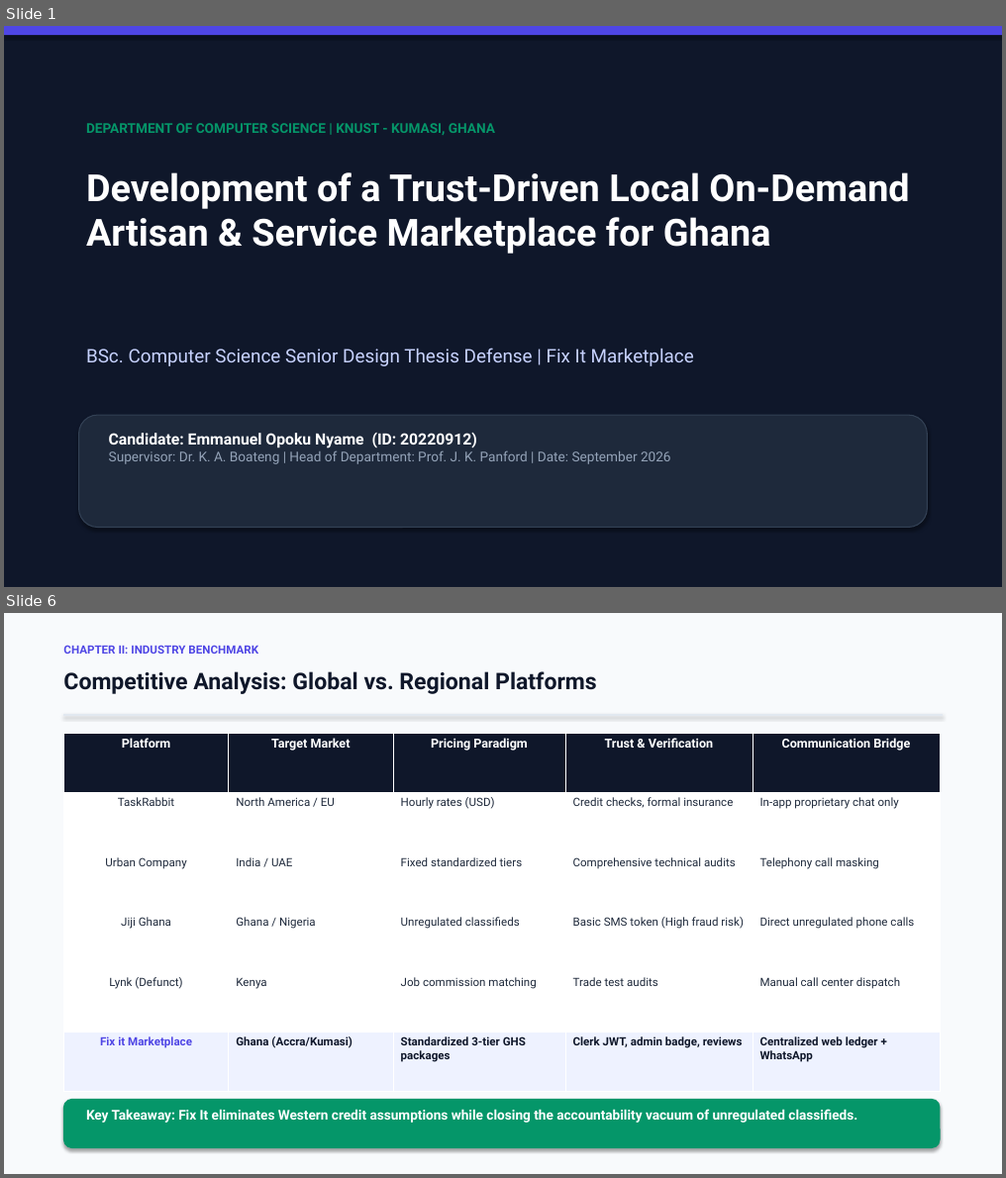
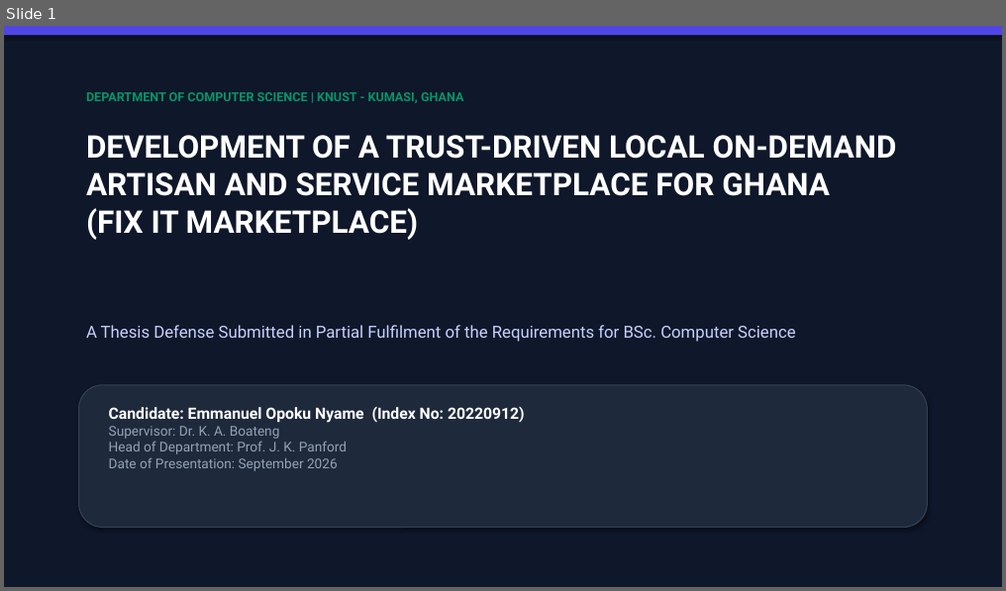
Before and after one commit to emperiumsoul/fix-it-marketplace, a slide deck: Fix_It_Marketplace_Defense_Presentation.pptx. Shown one above the other, each under a label of ours: slides 1 and 6 before the commit, slide 1 after it; the slides between them are not shown. The pictures are 1006x1178 and 1006x591 pixels, drawn with LibreOffice and Linux fonts; fonts in the diff are those of the drawing. Boxes give left, top, right and bottom in pixels: in the first picture for what was removed or moved away, otherwise in the second. Text is boxed around its words. In the diff, an @@ line names an element or a change of style, - is before the commit and + after.

Commit message:
docs: align defense presentation slide deck directly to departmental thesis layout template (21 widescreen slides)

```diff
--- a/Fix_It_Marketplace_Defense_Presentation.pptx
+++ b/Fix_It_Marketplace_Defense_Presentation.pptx
@@ slide 6 removed at [4, 613, 1002, 1174], background #F8FAFC @@
@@ text removed at [63, 645, 258, 654] @@
-CHAPTER II: INDUSTRY BENCHMARK
@@ text removed at [63, 671, 597, 694] @@
-Competitive Analysis: Global vs. Regional Platforms
@@ rectangle removed at [63, 714, 943, 716] @@
@@ table removed at [63, 733, 940, 1092], 6 rows, 5 columns @@
-Platform | Target Market | Pricing Paradigm | Trust & Verification | Communication Bridge
-TaskRabbit | North America / EU | Hourly rates (USD) | Credit checks, formal insurance | In-app proprietary chat only
-Urban Company | India / UAE | Fixed standardized tiers | Comprehensive technical audits | Telephony call masking
-Jiji Ghana | Ghana / Nigeria | Unregulated classifieds | Basic SMS token (High fraud risk) | Direct unregulated phone calls
-Lynk (Defunct) | Kenya | Job commission matching | Trade test audits | Manual call center dispatch
-Fix it Marketplace | Ghana (Accra/Kumasi) | Standardized 3-tier GHS packages | Clerk JWT, admin badge, reviews | Centralized web ledger + WhatsApp
@@ rounded rectangle removed at [63, 1100, 940, 1149] @@
@@ text removed at [86, 1109, 857, 1123] @@
-Key Takeaway: Fix It eliminates Western credit assumptions while closing the accountability vacuum of unregulated classifieds.
@@ slide 1 changed as well @@
@@ text "DEPARTMENT OF COMPUTER SCIENCE | ...": place and size @@
-text "DEPARTMENT OF COMPUTER SCIENCE | ..." at [86, 123, 495, 135]
+text "DEPARTMENT OF COMPUTER SCIENCE | ..." at [86, 92, 464, 103]
@@ text "DEPARTMENT OF COMPUTER SCIENCE | ..." at [86, 92, 464, 103]: size 13 to 12 pt @@
@@ text at [86, 135, 897, 240]: text changed; size 36 to 30 pt @@
-Development of a Trust-Driven Local On-Demand Artisan & Service Marketplace for Ghana
+DEVELOPMENT OF A TRUST-DRIVEN LOCAL ON-DEMAND ARTISAN AND SERVICE MARKETPLACE FOR GHANA
+(FIX IT MARKETPLACE)
@@ text at [86, 325, 796, 342]: text changed; size 18 to 16 pt @@
-BSc. Computer Science Senior Design Thesis Defense | Fix It Marketplace
+A Thesis Defense Submitted in Partial Fulfilment of the Requirements for BSc. Computer Science
@@ rounded rectangle: place and size @@
-rounded rectangle at [79, 415, 927, 528]
+rounded rectangle at [79, 385, 927, 528]
@@ text at [109, 407, 525, 472]: text changed @@
-Candidate: Emmanuel Opoku Nyame (ID: 20220912)
-Supervisor: Dr. K. A. Boateng | Head of Department: Prof. J. K. Panford | Date: September 2026
+Candidate: Emmanuel Opoku Nyame (Index No: 20220912)
+Supervisor: Dr. K. A. Boateng
+Head of Department: Prof. J. K. Panford
+Date of Presentation: September 2026
```
Also in this commit, not shown: 5 other slides changed, 15 slides added, 12 other slides removed, 1 other file.
